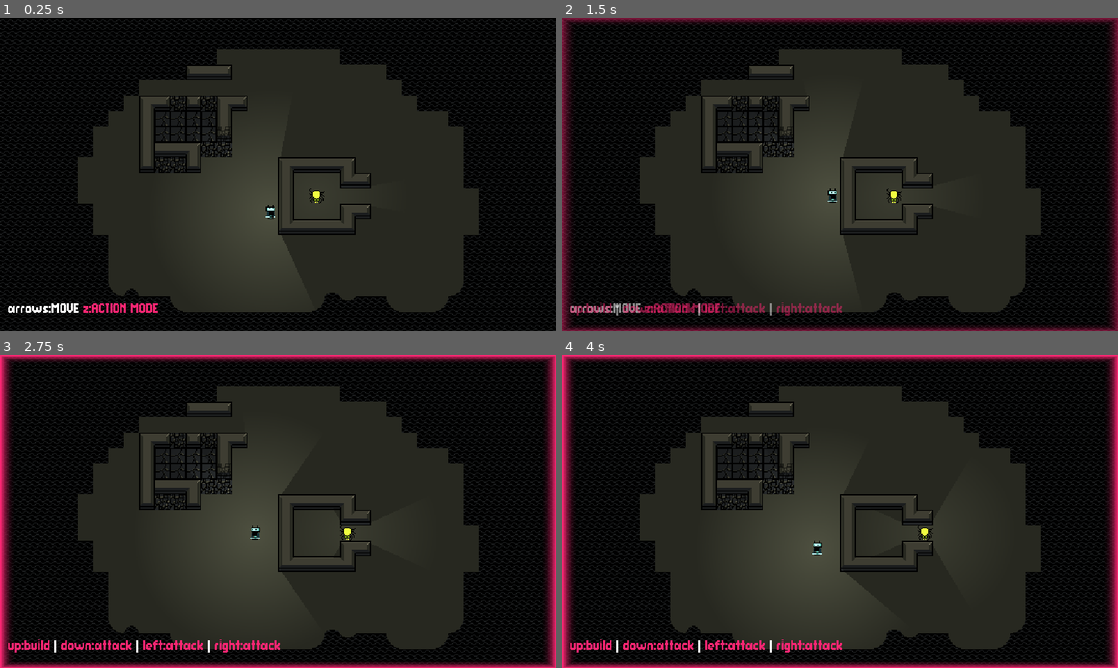
Above: before the commit, frames 1-4 (two rows, left to right).
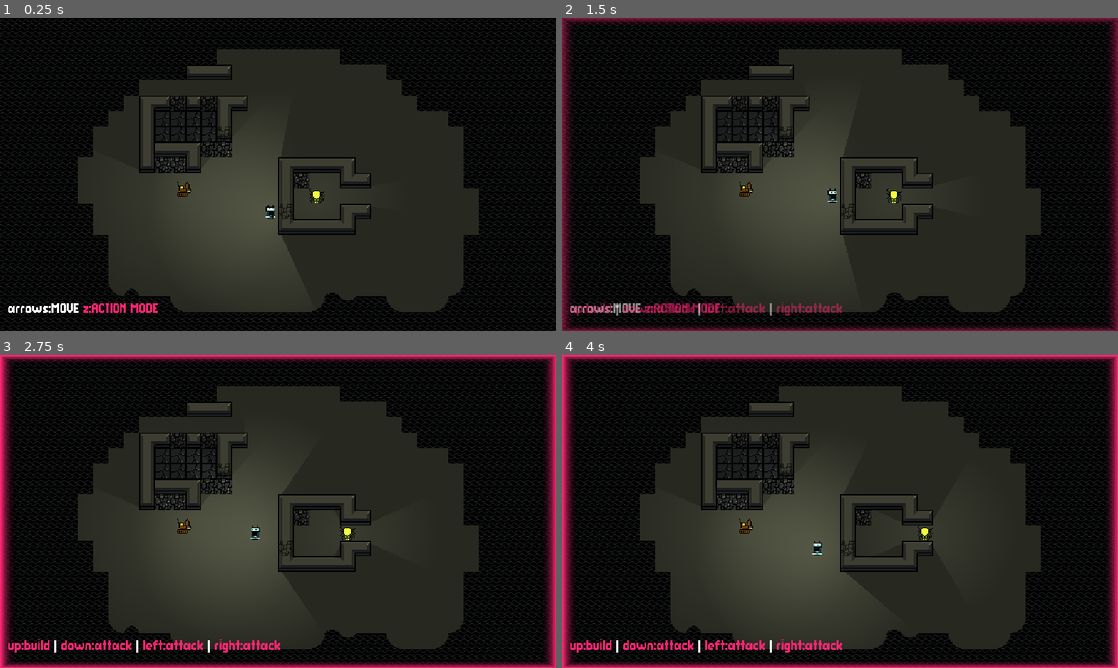
Above: after the commit, the same moments.

Repository: nuzcraft/stunning-barnacle
Game: Godot game, scene res://scenes/world.tscn
The game is run twice, just before and just after one commit, with the same random seed, the same clock (stepped at 60 frames per second) and the same inputs.
Inputs:
- Up to frame 1 (0.25 s): no input
- Up to frame 2 (1.5 s): hold Up (up) from 0.53 s (still down); tap Z (action) at 0.6, 1.35 s; tap Enter at 1.25 s
- Up to frame 3 (2.75 s): release Up (up) at 2.03 s; hold Left (left) from 2.03 s (still down); tap Z (action) at 2.1 s
- Up to frame 4 (4 s): tap Z (action) at 2.85, 3.6 s; release Left (left) at 3.53 s; hold Down (down) from 3.53 s (still down)

The runs differ from the first frame. In frame 1, 0.2% of the frame differs, in the area x 31-56%, y 46-65%; in frame 2, 0.2%; in frame 3, 0.2%; in frame 4, 0.2%.

Commit message:
added builder

Diff:
--- a/scenes/actor/actor.gd
+++ b/scenes/actor/actor.gd
@@ -9,7 +9,7 @@
 
 var tilesize = 16
 
-var action = {"up": "build"
+@export var action = {"up": "build"
 , "down": "attack"
 , "left": "attack"
 , "right": "attack"}
--- /dev/null
+++ b/scenes/actor/builder.gd
@@ -0,0 +1,14 @@
+extends Actor
+class_name Builder
+
+
+# Called when the node enters the scene tree for the first time.
+func _ready():
+	super._ready()
+	pass # Replace with function body.
+
+
+# Called every frame. 'delta' is the elapsed time since the previous frame.
+func _process(delta):
+	super._process(delta)
+	pass
--- /dev/null
+++ b/scenes/actor/builder.tscn
@@ -0,0 +1,44 @@
+[gd_scene load_steps=7 format=3 uid="uid://brb2ai6sro7k4"]
+
+[ext_resource type="PackedScene" uid="uid://erglwxl3erat" path="res://scenes/actor/actor.tscn" id="1_sfs7k"]
+[ext_resource type="Script" path="res://scenes/actor/builder.gd" id="2_apctk"]
+[ext_resource type="Texture2D" uid="uid://cberwt5g1yhv0" path="res://assets/sprites/tiles.png" id="3_e5mh0"]
+
+[sub_resource type="AtlasTexture" id="AtlasTexture_o3p54"]
+atlas = ExtResource("3_e5mh0")
+region = Rect2(32, 32, 16, 16)
+
+[sub_resource type="AtlasTexture" id="AtlasTexture_bym8v"]
+atlas = ExtResource("3_e5mh0")
+region = Rect2(48, 32, 16, 16)
+
+[sub_resource type="SpriteFrames" id="SpriteFrames_tj4sq"]
+animations = [{
+"frames": [{
+"duration": 1.0,
+"texture": SubResource("AtlasTexture_o3p54")
+}, {
+"duration": 1.0,
+"texture": SubResource("AtlasTexture_bym8v")
+}],
+"loop": true,
+"name": &"default",
+"speed": 3.0
+}]
+
+[node name="Builder" groups=["builders"] instance=ExtResource("1_sfs7k")]
+script = ExtResource("2_apctk")
+action = {
+"down": "build",
+"left": "build",
+"right": "build",
+"up": "build"
+}
+
+[node name="AnimatedSprite2D" parent="." index="0"]
+modulate = Color(0.992157, 0.592157, 0.121569, 1)
+sprite_frames = SubResource("SpriteFrames_tj4sq")
+frame_progress = 0.14593
+
+[node name="PointLight2D" parent="." index="1"]
+energy = 0.5
--- a/scenes/world.gd
+++ b/scenes/world.gd
@@ -120,6 +120,7 @@
 func hero_moving():
 	if Input.is_action_just_pressed("up"):
 		turn_taken = try_move(hero, Vector2(0, -1))
+		print(tile_map.nearest_broken_wall(tile_map.local_to_map(hero.position), 3))
 	if Input.is_action_just_pressed("down"):
 		turn_taken = try_move(hero, Vector2(0, 1))
 	if Input.is_action_just_pressed("left"):
--- a/scenes/world.tscn
+++ b/scenes/world.tscn
@@ -7,6 +7,7 @@
 [ext_resource type="Script" path="res://scenes/world_tilemap.gd" id="5_6mopx"]
 [ext_resource type="PackedScene" uid="uid://x3ksamkvkl13" path="res://scenes/actor/hero.tscn" id="5_g5gmo"]
 [ext_resource type="PackedScene" uid="uid://5hktlxx467jw" path="res://scenes/actor/enemy.tscn" id="7_hy4x3"]
+[ext_resource type="PackedScene" uid="uid://brb2ai6sro7k4" path="res://scenes/actor/builder.tscn" id="8_rg1ba"]
 
 [sub_resource type="OccluderPolygon2D" id="OccluderPolygon2D_o7evw"]
 polygon = PackedVector2Array(-6, -6, 6, -6, 6, 6, -6, 6)
@@ -257,10 +258,10 @@
 layer_1/modulate = Color(0.152941, 0.156863, 0.12549, 1)
 layer_1/tile_data = PackedInt32Array(131088, 65538, 0, 131087, 65538, 0, 131086, 65538, 0, 196622, 65538, 0, 196621, 65 …(6467 unchanged characters)…
 layer_2/name = "foreground"
-layer_2/tile_data = PackedInt32Array(327689, 458752, 0, 3932 …(860 unchanged characters)…  1, 655383, 196608, 0, 786455, 196608, 0)
+layer_2/tile_data = PackedInt32Array(327689, 458752, 0, 3932 …(860 unchanged characters)…  1, 655383, 196608, 0, 786455, 196608, 0, 655379, 589824, 0)
 layer_3/name = "foreground2"
 layer_3/modulate = Color(1, 1, 1, 0.588235)
-layer_3/tile_data = PackedInt32Array(458766, 589824, 2)
+layer_3/tile_data = PackedInt32Array(458766, 589824, 2, 786450, 589824, 2)
 script = ExtResource("5_6mopx")
 
 [node name="Hero" parent="." instance=ExtResource("5_g5gmo")]
@@ -361,3 +362,6 @@
 modulate = Color(0.976471, 0.14902, 0.447059, 1)
 layout_mode = 2
 text = "right:action"
+
+[node name="Builder" parent="." instance=ExtResource("8_rg1ba")]
+position = Vector2(190, 177)
--- a/scenes/world_tilemap.gd
+++ b/scenes/world_tilemap.gd
@@ -64,3 +64,30 @@
 		if fg_data.terrain == 0 and fg_data.terrain_set == 0:
 			return false
 	return true
+
+func nearest_broken_wall(coords: Vector2, radius: int) -> Vector2:
+	var target: Vector2
+	for x in range(coords.x - radius, coords.x + radius):
+		for y in range(coords.y - radius, coords.y + radius):
+			var new_coord = Vector2(x, y)
+			var data = get_cell_tile_data(e_layers.FOREGROUND, new_coord)
+			var data2 = get_cell_tile_data(e_layers.FOREGROUND2, new_coord)
+			if data2:
+				var atlas_coords2 = get_cell_atlas_coords(e_layers.FOREGROUND2, new_coord)
+				if data.terrain == 0 and data.terrain_set == 0:
+					if atlas_coords2 == Vector2i(9,2): # broken wall
+						if not target:
+							target = new_coord
+						else:
+							if new_coord.distance_to(coords) < target.distance_to(coords):
+								target = new_coord
+			if data:
+				var atlas_coords = get_cell_atlas_coords(e_layers.FOREGROUND, new_coord)
+				if atlas_coords == Vector2i(9,0):
+					if not target:
+						target = new_coord
+					else:
+						if new_coord.distance_to(coords) < target.distance_to(coords):
+							target = new_coord
+
+	return target
Binary file changed: assets/sprites/tiles.aseprite
Binary file changed: assets/sprites/tiles.png
Not shown: 1 places in scenes/world.tscn that only renumber resources
